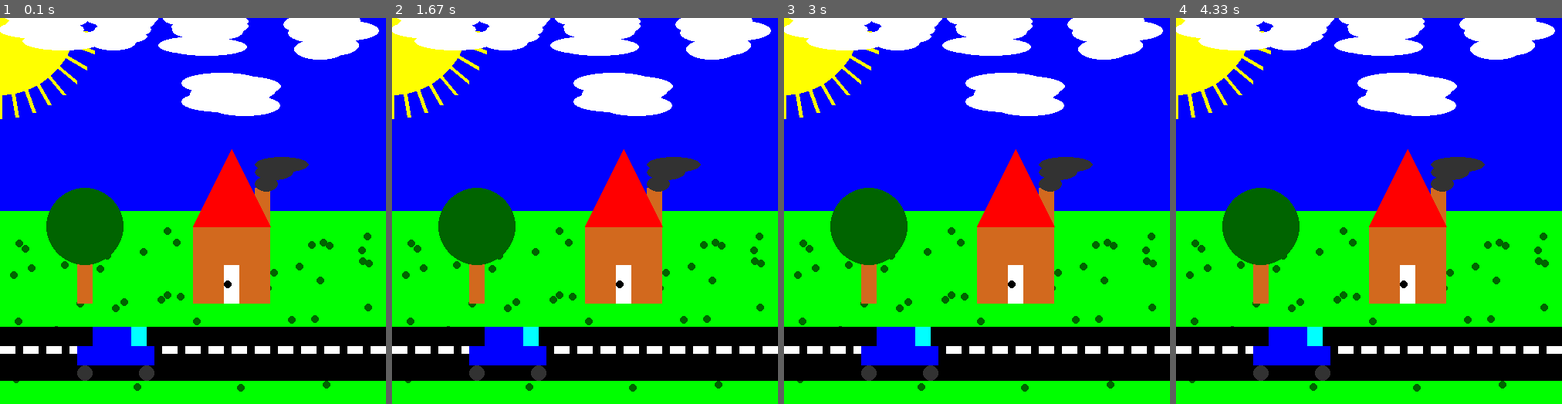
Above: before the commit, frames 1-4 (left to right).
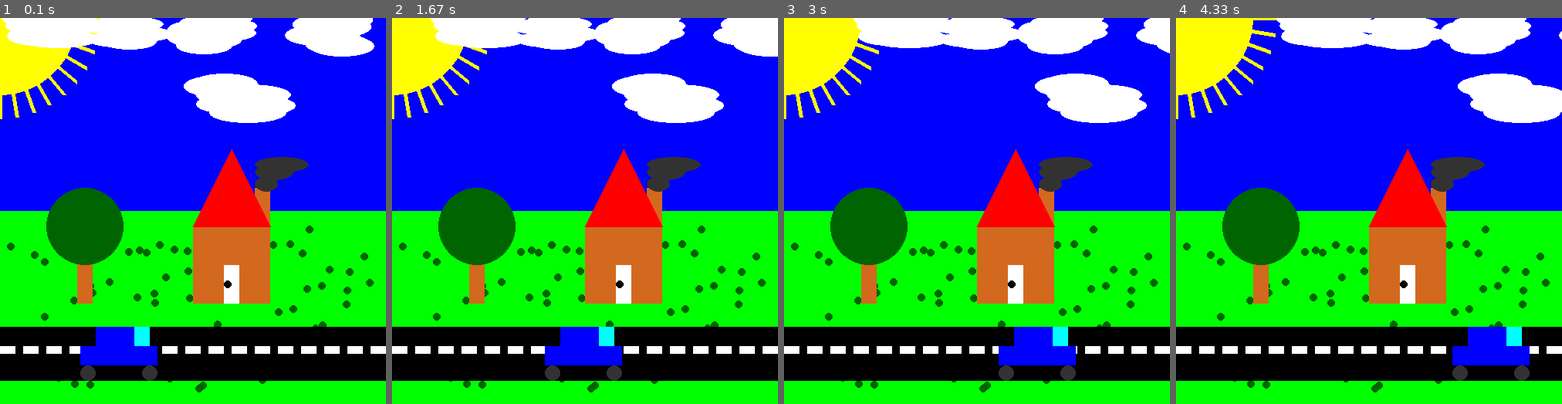
Above: after the commit, the same moments.

Repository: edward70/2021Computing
Game: pygame game, started from housescene.py
The game is run twice, just before and just after one commit, with the same random seed, the same clock (stepped at 60 frames per second) and the same inputs.
Inputs:
- Up to frame 1 (0.1 s): no input
- Up to frame 2 (1.67 s): no input
- Up to frame 3 (3 s): no input
- Up to frame 4 (4.33 s): no input

The runs differ from the first frame. In frame 1, 5.2% of the frame differs, in the area x 0-99%, y 0-97%; in frame 2, 13%; in frame 3, 15%, in the area x 0-100%, y 0-97%; in frame 4, 15%.

Commit message:
animation

Diff:
--- a/housescene.py
+++ b/housescene.py
@@ -2,6 +2,10 @@
 import pygame, time
 from random import randint
 from math import sin,cos,pi
+import sys
+
+FPS = 30 #frames per second setting
+fpsClock = pygame.time.Clock()
 
 pygame.init()
 screen = pygame.display.set_mode([500,500])
@@ -17,50 +21,64 @@
 CYAN = [0,255,255]
 DARK_GREEN = [0,100,0]
 
-pygame.draw.rect(screen, BLUE, [0,0,500,500]) # sky
-pygame.draw.rect(screen, GREEN, [0,250,500,250]) # grass
+grass = []
+for i in range(60):
+    grass.append([randint(0,480), randint(270,480)])
 
-for i in range(60): # grass spots
-    pygame.draw.circle(screen, DARK_GREEN, [randint(0,480),randint(270,480)], 5)
+clouds = []
+for i in range(1,6): # cloud generation (proud of this one :)
+        a = randint((400/5)*(i-1),(400/5)*i)
+        b = randint(0,130)
+        c = randint(70,120)
+        d = randint(20,30)
+        for j in range(10):
+            clouds.append([a+randint(-20,20),b+randint(-20,20),c+randint(-20,20),d])
 
-pygame.draw.circle(screen, YELLOW, [0,0], 100) # sun
-for i in range(10): # 0->9 loop
-    j = pi * i * 10 / 180 # degrees to radians
-    l = sin(j)*130 # trig is awesome
-    w = cos(j)*130
-    pygame.draw.lines(screen, YELLOW, False, [[0, 0],[l,w]], 5)
+ticks = 0
+while True:
+    pygame.draw.rect(screen, BLUE, [0,0,500,500]) # sky
+    pygame.draw.rect(screen, GREEN, [0,250,500,250]) # grass
 
-pygame.draw.rect(screen, BROWN, [250,270,100,100]) # house
-pygame.draw.rect(screen, BROWN, [330,220,20,50]) # chimney
-pygame.draw.ellipse(screen, GREY, [330,205,30,20]) # smoke
-pygame.draw.ellipse(screen, GREY, [330,190,50,20]) # smoke
-pygame.draw.ellipse(screen, GREY, [330,180,70,20]) # smoke
-pygame.draw.polygon(screen, RED, [[300,170],[250,270],[350,270]]) # roof
-pygame.draw.rect(screen, WHITE, [290,320,20,50]) # door
-pygame.draw.circle(screen, BLACK, [295,345],5) # door knob
-pygame.draw.rect(screen, BLACK, [0,400,500,70]) # road
-pygame.draw.rect(screen, BROWN, [100,270,20,100]) # tree
-pygame.draw.circle(screen, DARK_GREEN, [110,270], 50) # leaves
+    for i in range(60): # grass spots
+        pygame.draw.circle(screen, DARK_GREEN, grass[i], 5)
 
+    pygame.draw.circle(screen, YELLOW, [0,0], 100) # sun
+    for i in range(10): # 0->9 loop
+        j = pi * i * 10 / 180 # degrees to radians
+        l = sin(j)*130 # trig is awesome
+        w = cos(j)*130
+        pygame.draw.lines(screen, YELLOW, False, [[0, 0],[l,w]], 5)
 
-for i in range(17):
-    pygame.draw.rect(screen, WHITE, [i*30,425,20,10]) # road lines
+    pygame.draw.rect(screen, BROWN, [250,270,100,100]) # house
+    pygame.draw.rect(screen, BROWN, [330,220,20,50]) # chimney
+    pygame.draw.ellipse(screen, GREY, [330,205,30,20]) # smoke
+    pygame.draw.ellipse(screen, GREY, [330,190,50,20]) # smoke
+    pygame.draw.ellipse(screen, GREY, [330,180,70,20]) # smoke
+    pygame.draw.polygon(screen, RED, [[300,170],[250,270],[350,270]]) # roof
+    pygame.draw.rect(screen, WHITE, [290,320,20,50]) # door
+    pygame.draw.circle(screen, BLACK, [295,345],5) # door knob
+    pygame.draw.rect(screen, BLACK, [0,400,500,70]) # road
+    pygame.draw.rect(screen, BROWN, [100,270,20,100]) # tree
+    pygame.draw.circle(screen, DARK_GREEN, [110,270], 50) # leaves
 
-for i in range(1,6): # cloud generation (proud of this one :)
-    a = randint((400/5)*(i-1),(400/5)*i)
-    b = randint(0,130)
-    c = randint(70,120)
-    d = randint(20,30)
-    for j in range(10):
-        pygame.draw.ellipse(screen, WHITE, [a+randint(-20,20),b+randint(-20,20),c+randint(-20,20),d]) # clouds
+    for i in range(50):
+        pygame.draw.ellipse(screen, WHITE, [(clouds[i][0]+ticks)%600, clouds[i][1], clouds[i][2], clouds[i][3]])
 
-pygame.draw.rect(screen, BLUE, [100,400,100,50]) # car
-pygame.draw.ellipse(screen, GREY, [180,450,20,20]) # wheel
-pygame.draw.ellipse(screen, GREY, [100,450,20,20]) # wheel
-pygame.draw.rect(screen, CYAN, [170,400,30,25]) # window
-pygame.draw.rect(screen, BLACK, [100,400,20,25]) # remove edge
-pygame.draw.rect(screen, BLACK, [190,400,10,25]) # remove edge
+    for i in range(17):
+        pygame.draw.rect(screen, WHITE, [i*30,425,20,10]) # road lines
 
-pygame.display.flip()
-time.sleep(20)
-pygame.quit()
+    pygame.draw.rect(screen, BLUE, [100+ticks*2,400,100,50]) # car
+    pygame.draw.ellipse(screen, GREY, [180+ticks*2,450,20,20]) # wheel
+    pygame.draw.ellipse(screen, GREY, [100+ticks*2,450,20,20]) # wheel
+    pygame.draw.rect(screen, CYAN, [170+ticks*2,400,30,25]) # window
+    pygame.draw.rect(screen, BLACK, [100+ticks*2,400,20,25]) # remove edge
+    pygame.draw.rect(screen, BLACK, [190+ticks*2,400,10,25]) # remove edge
+
+    for event in pygame.event.get():
+        if event.type == pygame.QUIT:
+            pygame.quit()
+            sys.exit()
+
+    pygame.display.update()
+    fpsClock.tick(FPS)
+    ticks = ticks + 1
